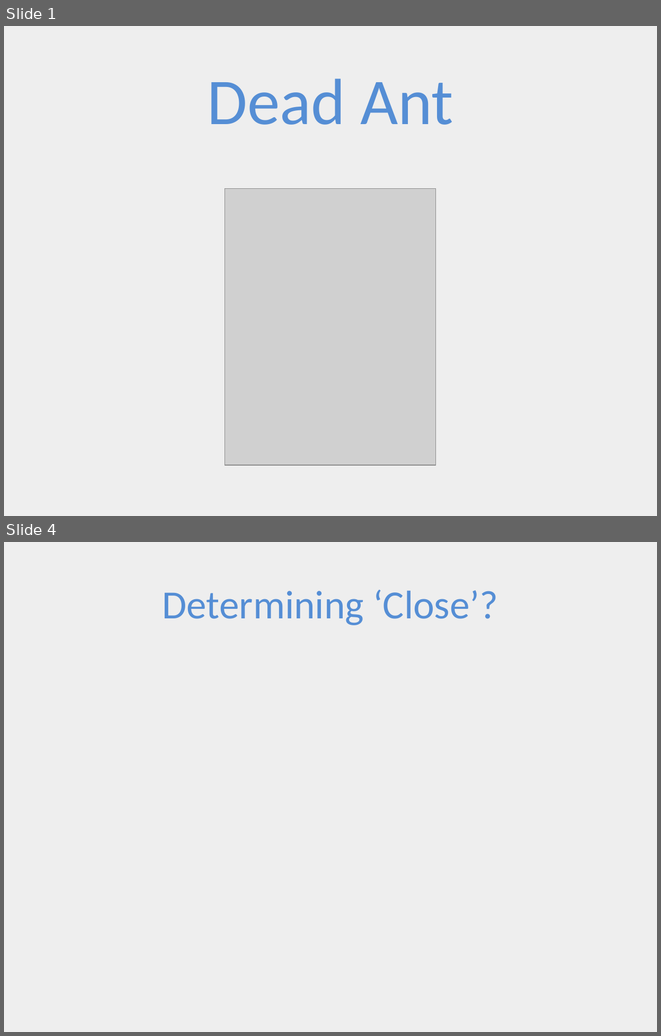
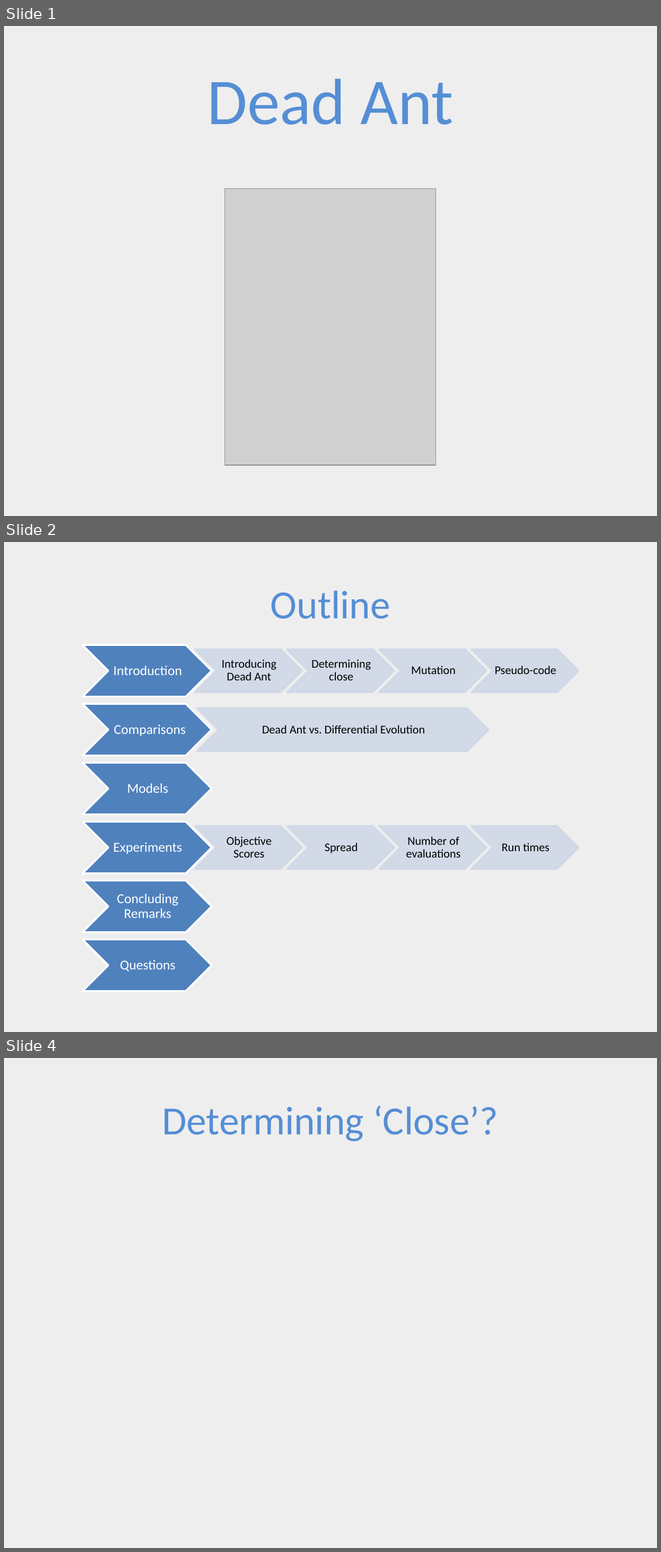
Before and after one commit to ai-se/Rahul, a slide deck: DEADANT/deadAnt.pptx. Shown one above the other, each under a label of ours: slides 1 and 4 before the commit, slides 1, 2 and 4 after it; the slides between them are not shown. The pictures are 661x1036 and 661x1552 pixels, drawn with LibreOffice and Linux fonts; fonts in the diff are those of the drawing; grey boxes stand for pictures. Boxes give left, top, right and bottom in pixels: in the first picture for what was removed or moved away, otherwise in the second. Text is boxed around its words. In the diff, an @@ line names an element or a change of style, - is before the commit and + after.

Commit message:
Chevron list added

```diff
--- a/DEADANT/deadAnt.pptx
+++ b/DEADANT/deadAnt.pptx
@@ slide 2 added at [4, 542, 657, 1032], background #D9D9D9 at 43% opacity @@
@@ title added at [271, 590, 390, 619], 44 pt, text #558ED5 @@
+Outline
@@ group added at [82, 645, 579, 990]: 15 chevrons, 15 texts @@
+Introduction
+Introducing Dead Ant
+Determining close
+Mutation
+Pseudo-code
+Comparisons
+Dead Ant vs. Differential Evolution
+Models
+Experiments
+Objective Scores
+Spread
+Number of evaluations
+Run times
+Concluding Remarks
+Questions
```
Also in this commit, not shown: 2 slides changed, 1 slide removed.
